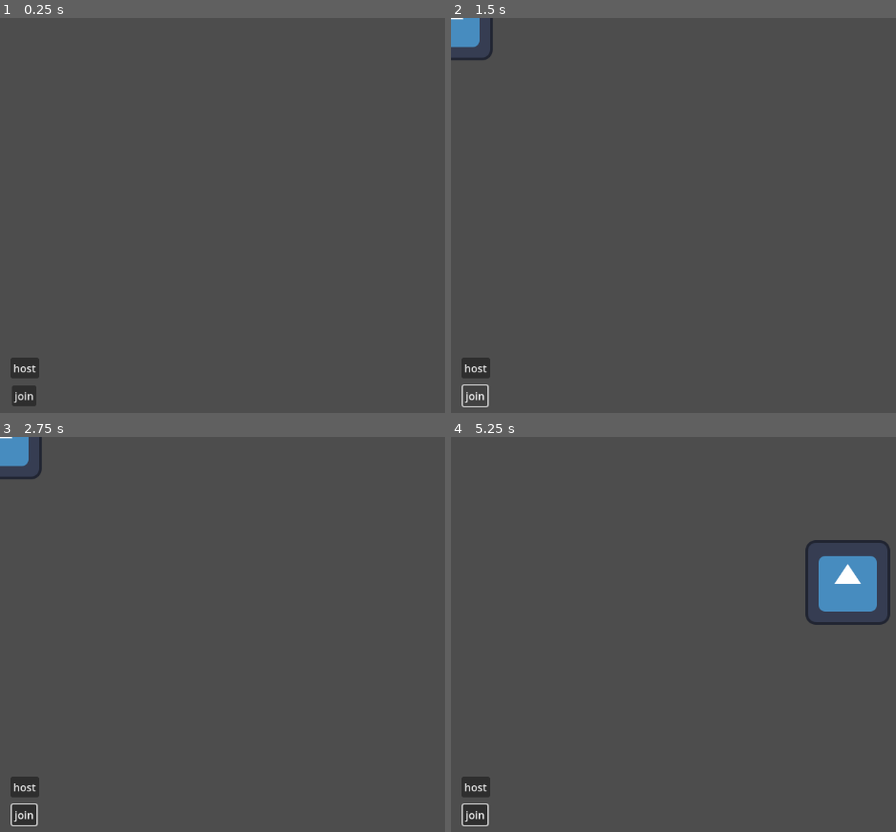
Above: before the commit, frames 1-4 (two rows, left to right).
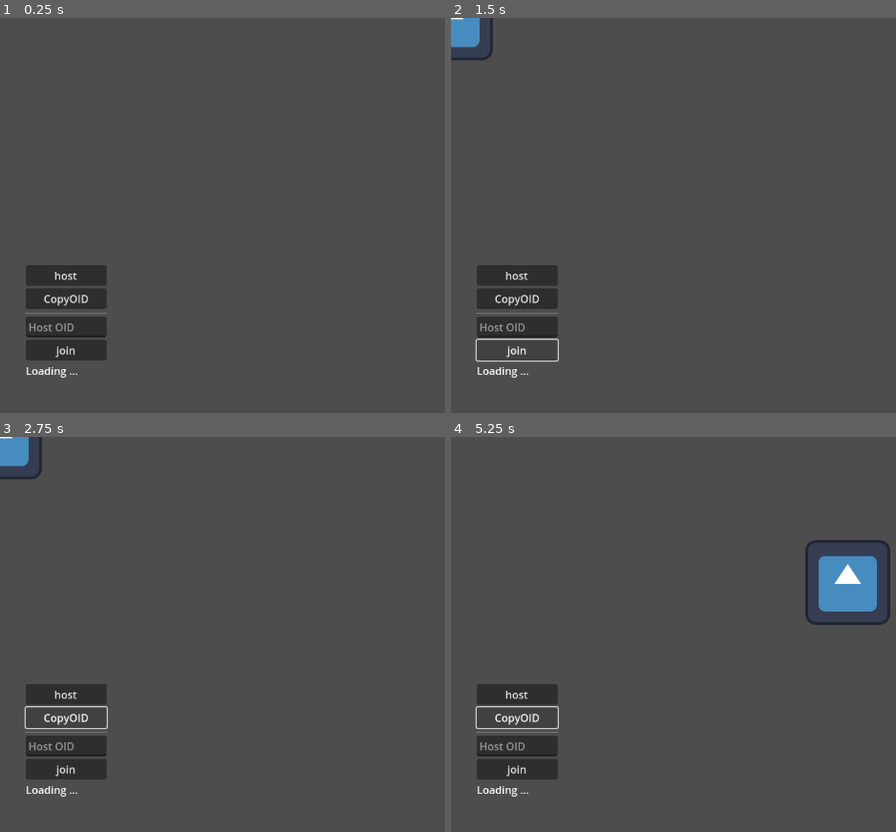
Above: after the commit, the same moments.

Repository: williamsokol/godot-webrtc-lobby-demo
Game: Godot game, scene res://multiplayer_test.tscn
Same seed, same stepped clock (60 frames per second), same inputs: the game is played once before the commit and once after it. The engine's default icon, where the game draws it, is replaced by a stand-in: a white triangle on a blue panel in a dark square.
Inputs (mouse positions are in pixels of both pictures, inside the frame that each line leads up to):
- Up to frame 1 (0.25 s): no input
- Up to frame 2 (1.5 s): click "host" at 0.5 s; click "join" at 1.25 s
- Up to frame 3 (2.75 s): click (66, 717) at 2 s, where only the run after the commit has a clickable "CopyOID"
- Up to frame 4 (5.25 s): hold Right (ui_right) 2.78-3.53 s; hold Down (ui_down) 3.53-4.28 s; hold Right (ui_right) 4.28-5.03 s; hold Up (ui_up) from 5.03 s (still down)

The runs differ from the first frame. In frame 1, 4.2% of the frame differs, in the area x 2-25%, y 62-99%; in frame 2, 3.4%; in frame 3, 3.6%; in frame 4, 3.6%.

Commit message:
made multiplayer with noray

Diff:
--- a/multiplayer.gd
+++ b/multiplayer.gd
@@ -1,6 +1,81 @@
 extends Node
 
+signal noray_connected
 
+const NORAY_ADDRESS = "tomfol.io"
+const NORAY_PORT = 8890
+
+var is_host = false
+var extrernal_oid = ""
 
 func _ready() -> void:
-	pass
+	Noray.on_connect_to_host.connect(on_noray_connected)
+	Noray.on_connect_nat.connect(handle_nat_connection)
+	Noray.on_connect_relay.connect(handle_relay_connection)
+
+	Noray.connect_to_host(NORAY_ADDRESS,NORAY_PORT)
+
+func on_noray_connected():
+	print("Connected to noray server")
+
+	Noray.register_host()
+	await Noray.on_pid
+	await Noray.register_remote()
+	noray_connected.emit()
+
+func host():
+	print("Hosting")
+
+	var peer = ENetMultiplayerPeer.new()
+	peer.create_server(Noray.local_port)
+	multiplayer.multiplayer_peer = peer
+	is_host = true
+
+func join(oid):
+	Noray.connect_nat(oid)
+	extrernal_oid = oid
+
+func handle_nat_connection(address, port):
+	var err = await connect_to_server(address, port)
+
+	if(err != OK && !is_host):
+		print("NAT failed using relay")
+		Noray.connect_relay(extrernal_oid)
+		err = OK
+
+	return err
+
+func handle_relay_connection(address, port):
+	return await connect_to_server(address,port)
+
+func connect_to_server(address, port):
+	var err = OK
+
+	if !is_host:
+		var udp = PacketPeerUDP.new()
+		udp.bind(Noray.local_port)
+		udp.set_dest_address(address, port)
+
+		err = await PacketHandshake.over_packet_peer(udp)
+		udp.close()
+
+		if err != OK:
+			if err != ERR_BUSY:
+				print("Handshake failed")
+				return err
+		else:
+			print("Handshake success")
+
+		var peer = ENetMultiplayerPeer.new()
+		err = peer.create_client(address, port, 0,0,0,Noray.local_port)
+
+		if err != OK:
+			return err
+
+		multiplayer.multiplayer_peer = peer
+
+		return OK
+	else:
+		err = await PacketHandshake.over_enet(multiplayer.multiplayer_peer.host, address, port)
+
+	return err
--- a/multiplayer_test.gd
+++ b/multiplayer_test.gd
@@ -1,12 +1,20 @@
 extends Node2D
+
+
+@onready var oid_lbl = $VBoxContainer/OID
+@onready var oid_input = $VBoxContainer/OIDInput
 
 var peer = ENetMultiplayerPeer.new()
 @export var player_scene:PackedScene
 
+func _ready() -> void:
+	await Multiplayer.noray_connected
+	oid_lbl.text = Noray.oid
 
 func _on_host_pressed() -> void:
-	peer.create_server(135)
-	multiplayer.multiplayer_peer = peer
+	Multiplayer.host()
+	#peer.create_server(135)
+	#multiplayer.multiplayer_peer = peer
 	multiplayer.peer_connected.connect(_add_player)
 	_add_player()
 
@@ -17,5 +25,12 @@
 
 
 func _on_join_pressed() -> void:
-	peer.create_client("localhost", 135)
-	multiplayer.multiplayer_peer = peer
+	Multiplayer.join(oid_input.text)
+	pass
+	#peer.create_client("localhost", 135)
+	#multiplayer.multiplayer_peer = peer
+
+
+
+func _on_copy_oid_pressed() -> void:
+	DisplayServer.clipboard_set(Noray.oid)
--- a/multiplayer_test.tscn
+++ b/multiplayer_test.tscn
@@ -7,23 +7,40 @@
 script = ExtResource("1_sjw14")
 player_scene = ExtResource("2_q3bjm")
 
-[node name="host" type="Button" parent="."]
-offset_left = 16.0
-offset_top = 514.0
-offset_right = 59.0
+[node name="VBoxContainer" type="VBoxContainer" parent="."]
+offset_left = 39.0
+offset_top = 374.0
+offset_right = 161.0
 offset_bottom = 545.0
+
+[node name="host" type="Button" parent="VBoxContainer"]
+layout_mode = 2
 text = "host"
 
-[node name="join" type="Button" parent="."]
-offset_left = 18.0
-offset_top = 556.0
-offset_right = 55.0
-offset_bottom = 587.0
+[node name="CopyOID" type="Button" parent="VBoxContainer"]
+layout_mode = 2
+text = "CopyOID
+"
+
+[node name="HSeparator" type="HSeparator" parent="VBoxContainer"]
+layout_mode = 2
+
+[node name="OIDInput" type="LineEdit" parent="VBoxContainer"]
+layout_mode = 2
+placeholder_text = "Host OID"
+
+[node name="join" type="Button" parent="VBoxContainer"]
+layout_mode = 2
 text = "join"
+
+[node name="OID" type="Label" parent="VBoxContainer"]
+layout_mode = 2
+text = "Loading ..."
 
 [node name="MultiplayerSpawner" type="MultiplayerSpawner" parent="."]
 _spawnable_scenes = PackedStringArray("uid://drj37tsyl5gt1")
 spawn_path = NodePath("..")
 
-[connection signal="pressed" from="host" to="." method="_on_host_pressed"]
-[connection signal="pressed" from="join" to="." method="_on_join_pressed"]
+[connection signal="pressed" from="VBoxContainer/host" to="." method="_on_host_pressed"]
+[connection signal="pressed" from="VBoxContainer/CopyOID" to="." method="_on_copy_oid_pressed"]
+[connection signal="pressed" from="VBoxContainer/join" to="." method="_on_join_pressed"]
